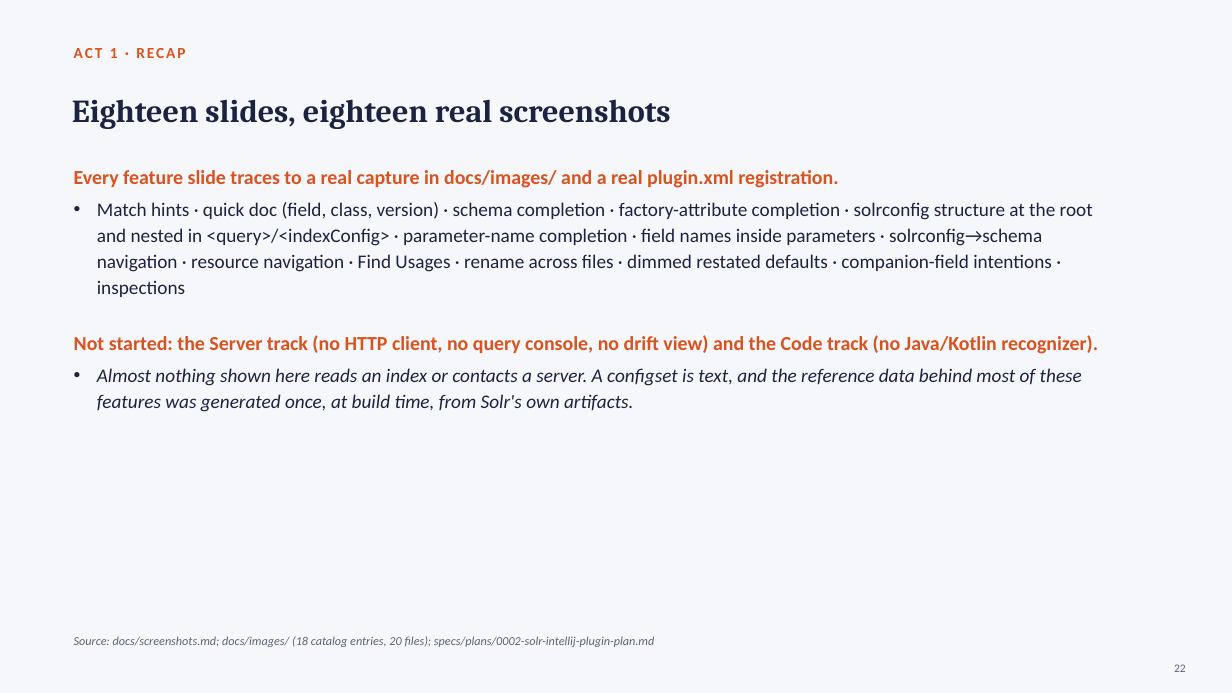
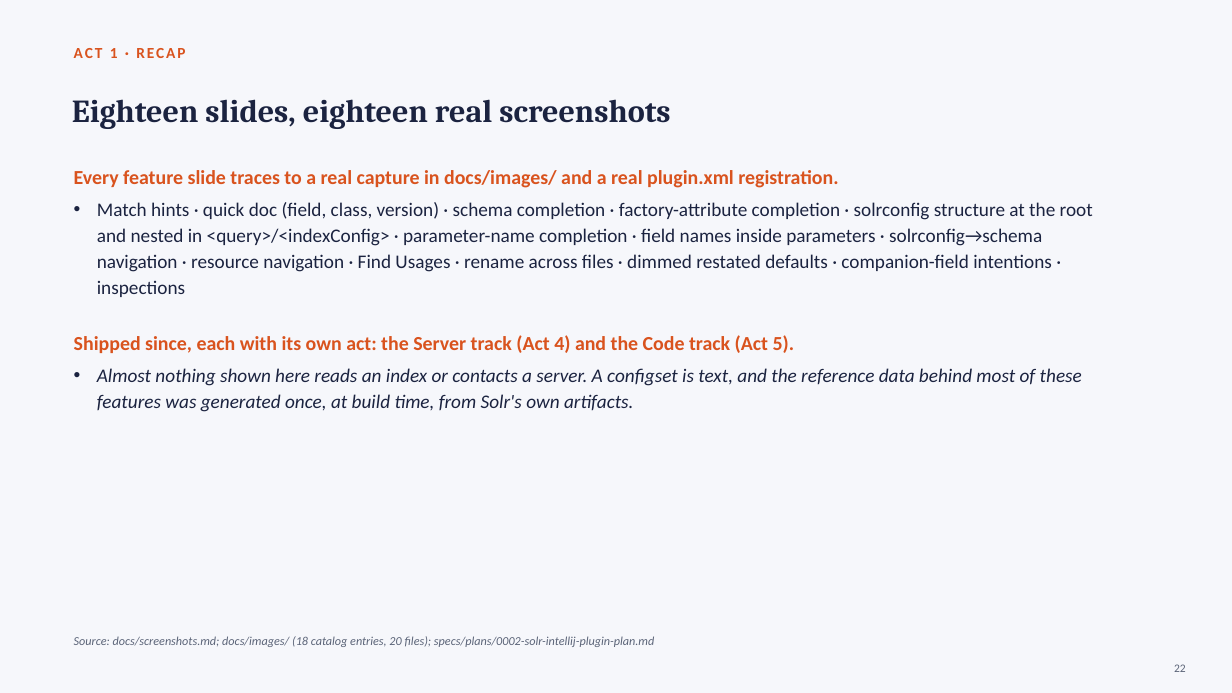
Before and after one commit to adityamparikh/solr-intellij-plugin, a slide deck: slide 22 of docs/presentation/solr-intellij-plugin.pptx. Drawn at 1232x693 pixels with LibreOffice and Linux fonts; fonts in the diff are those of the drawing. Boxes give left, top, right and bottom in pixels: in the first picture for what was removed or moved away, otherwise in the second. Text is boxed around its words. In the diff, an @@ line names an element or a change of style, - is before the commit and + after.

```diff
--- a/docs/presentation/solr-intellij-plugin.pptx
+++ b/docs/presentation/solr-intellij-plugin.pptx
@@ text at (74,335,795,353): text changed @@
-Not started: the Server track (no HTTP client, no query console, no drift view) and the Code track (no Java/Kotlin recognizer).
+Shipped since, each with its own act: the Server track (Act 4) and the Code track (Act 5).
```
Also in this commit, not shown: 3 other slides changed, 16 slides added, 2 other files.
